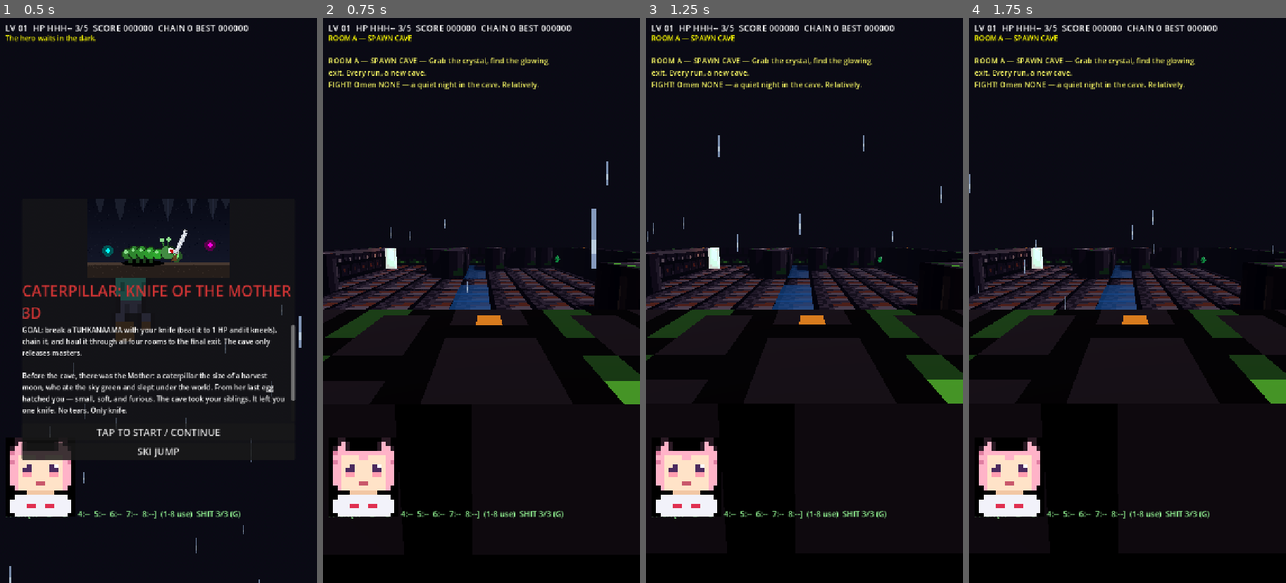
Above: before the commit, frames 1-4 (left to right).
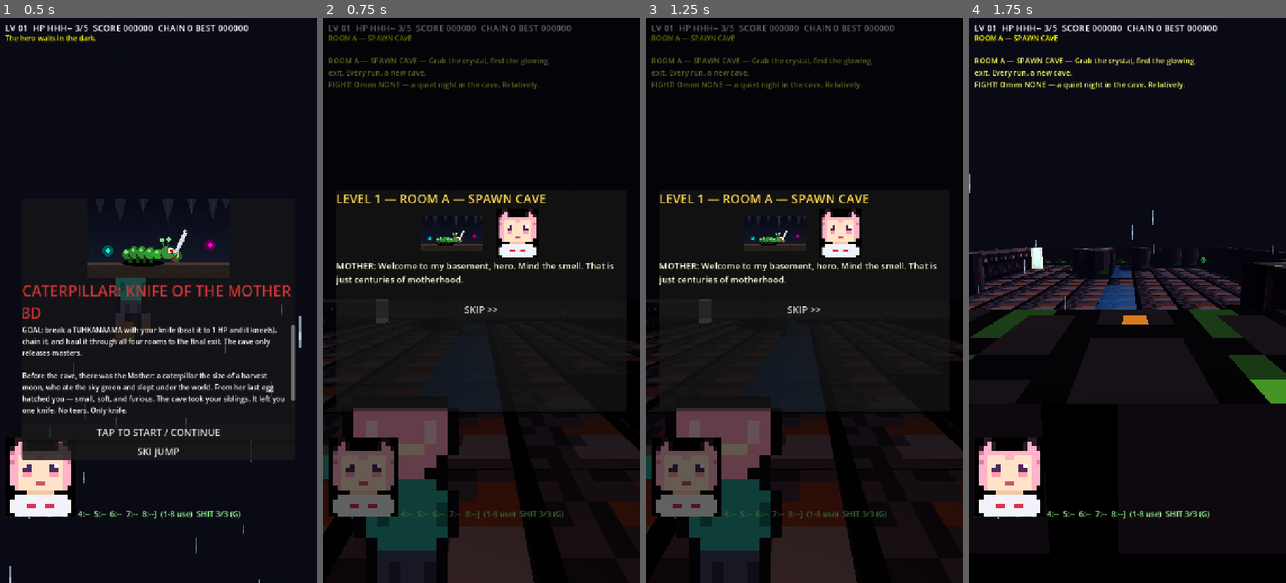
Above: after the commit, the same moments.

Repository: taistelupelto-rgb/tuomon-oma-videopeli
Game: Godot game, scene res://main.tscn
Same seed, same stepped clock (60 frames per second), same inputs: the game is played once before the commit and once after it. Sound files missing from this copy of the repository are replaced by a short silence.
Inputs (mouse positions are in pixels of both pictures, inside the frame that each line leads up to):
- Up to frame 1 (0.5 s): no input
- Up to frame 2 (0.75 s): click "TAP TO START / CONTINUE" at 0.5 s
- Up to frame 3 (1.25 s): no input
- Up to frame 4 (1.75 s): click (1127, 311) at 1.25 s, where only the run after the commit has a clickable "SKIP >>"

Frame 1 is identical in both runs. In frame 2, 23% of the frame differs, in the area x 0-100%, y 1-100%; in frame 3, 23%; in frame 4, less than 0.1%.

Commit message:
feat: hilarious Kokoro cutscenes on every level change with skip

Diff:
--- a/assets/voices/voices_text.gd
+++ b/assets/voices/voices_text.gd
@@ -201,5 +201,13 @@
 	"exit_open_01.ogg": "The door glows green! Through we go!",
 	"exit_open_02.ogg": "Room clear! The exit calls us!",
 	"exit_open_03.ogg": "Open path! Haul everything to daylight!",
-	"exit_open_04.ogg": "Gold means master! We earned this!"
+	"exit_open_04.ogg": "Gold means master! We earned this!",
+	"cs_a_01.ogg": "Welcome to my basement, hero. Mind the smell. That is just centuries of motherhood.",
+	"cs_a_02.ogg": "You birthed a whole cave, and YOU complain about MY shit trail?",
+	"cs_b_01.ogg": "Cross the bridge, darling. The daemons ate the last plumber, so no flushing.",
+	"cs_b_02.ogg": "If I fall, tell my femboy portrait I died hydrated.",
+	"cs_c_01.ogg": "This room thinks, child. Mostly about how you missed that crystal. Twice.",
+	"cs_c_02.ogg": "My knife and I have an understanding. It does the thinking, I do the screaming.",
+	"cs_d_01.ogg": "The Warden ate my in-laws. Honestly? Best catering decision I ever made.",
+	"cs_d_02.ogg": "I brought seeds, knife, and unresolved trauma. Let us dance, doggy.",
 }
--- a/main.gd
+++ b/main.gd
@@ -191,6 +191,16 @@
 var death_scream_player: AudioStreamPlayer
 var death_laugh_player: AudioStreamPlayer
 var death_laugh_t := -1.0
+var cs_active := false
+var cs_lines: Array = []
+var cs_i := 0
+var cs_t := 0.0
+var cs_cache := {}
+var cs_dim: ColorRect
+var cs_panel: PanelContainer
+var cs_title: Label
+var cs_cap: Label
+var cs_player: AudioStreamPlayer
 var win_panel: PanelContainer
 var codex_panel: PanelContainer
 var seen := {}
@@ -884,7 +894,7 @@
 	if idx == 3:
 		play_sfx(SFX_FINAL)
 		announce("FINAL ROUND — " + d["about"])
-	say("room_" + ["a", "b", "c", "d"][idx])
+	_play_cutscene(idx)
 
 func _pick_exit_cell() -> Vector2i:
 	if rng.randf() < 0.6:
@@ -1164,6 +1174,9 @@
 	if event is InputEventScreenTouch:
 		var vp := get_viewport().get_visible_rect().size
 		if event.pressed:
+			if cs_active:
+				_cs_end()
+				return
 			var pos0: Vector2 = event.position
 			var on_btn0 := (pos0.x > vp.x * 0.62 and pos0.y > vp.y * 0.62) or (pos0.x > vp.x - 80.0 and pos0.y < 240.0)
 			if is_instance_valid(jump_node) and jump_node.visible:
@@ -1249,6 +1262,9 @@
 			touch_move = d
 		return
 	if event is InputEventMouseButton and event.pressed and event.button_index == MOUSE_BUTTON_LEFT:
+		if cs_active:
+			_cs_end()
+			return
 		if is_instance_valid(jump_node) and jump_node.visible:
 			return
 		if state == "title" or state == "dead" or state == "win":
@@ -1279,6 +1295,9 @@
 				jump_node.visible = not jump_node.visible
 			return
 		if k == KEY_ENTER or k == KEY_KP_ENTER:
+			if cs_active:
+				_cs_end()
+				return
 			if is_instance_valid(jump_node) and jump_node.visible:
 				return
 			if state == "title" or state == "dead" or state == "win":
@@ -1305,6 +1324,8 @@
 			announce("Muted" if AudioServer.is_bus_mute(0) else "Sound on")
 		elif k == KEY_G and state == "play" and not paused_game:
 			throw_shitbomb()
+		elif k == KEY_SPACE and cs_active:
+			_cs_end()
 		elif state == "play" and not paused_game and k >= KEY_1 and k <= KEY_8:
 			inv_use(k - KEY_1)
 
@@ -1324,13 +1345,17 @@
 		death_laugh_t -= delta
 		if death_laugh_t < 0.0 and state == "dead" and death_laugh_player != null:
 			death_laugh_player.play()
+	if cs_active:
+		cs_t -= delta
+		if cs_t <= 0.0:
+			_cs_next()
 	if tick % 1800 == 0:
 		say("idle")
 	if autoplay:
 		_autoplay(delta)
 
 func _physics_process(delta: float) -> void:
-	if state != "play" or paused_game:
+	if state != "play" or paused_game or cs_active:
 		return
 	if is_instance_valid(jump_node) and jump_node.visible:
 		return
@@ -1571,7 +1596,7 @@
 	return m
 
 func throw_shitbomb() -> void:
-	if state != "play" or paused_game:
+	if state != "play" or paused_game or cs_active:
 		return
 	if shit_ammo <= 0:
 		announce("Shit bomb reloading...")
@@ -2655,6 +2680,58 @@
 	add_child(death_laugh_player)
 	win_panel = _overlay(layer, "ENSLAVED AND DELIVERED!", "A chained tuhkanaama kneels at the glowing exit. The cave releases its master.\n\n" + LORE_OUTRO + "\nTap or ENTER for a new cave.")
 	codex_panel = _overlay(layer, "THE CAVE REMEMBERS", _codex_text(), "CLOSE")
+	# cutscene stage: dim + card + faces + caption + skip, raised on every level change
+	cs_dim = ColorRect.new()
+	cs_dim.color = Color(0, 0, 0, 0.6)
+	cs_dim.set_anchors_preset(Control.PRESET_FULL_RECT)
+	cs_dim.visible = false
+	layer.add_child(cs_dim)
+	cs_panel = PanelContainer.new()
+	cs_panel.set_anchors_preset(Control.PRESET_CENTER)
+	cs_panel.offset_left = -330
+	cs_panel.offset_top = -250
+	cs_panel.offset_right = 330
+	cs_panel.offset_bottom = 250
+	cs_panel.custom_minimum_size = Vector2(660, 420)
+	var cs_vb := VBoxContainer.new()
+	cs_panel.add_child(cs_vb)
+	cs_title = Label.new()
+	cs_title.add_theme_font_size_override("font_size", 28)
+	cs_title.add_theme_color_override("font_color", Color(1, 0.85, 0.3))
+	cs_vb.add_child(cs_title)
+	var cs_faces := HBoxContainer.new()
+	cs_faces.alignment = BoxContainer.ALIGNMENT_CENTER
+	cs_faces.add_theme_constant_override("separation", 24)
+	cs_vb.add_child(cs_faces)
+	var cs_mom := TextureRect.new()
+	cs_mom.texture = load("res://assets/caterpillar.png") as Texture2D
+	cs_mom.custom_minimum_size = Vector2(140, 110)
+	cs_mom.stretch_mode = TextureRect.STRETCH_KEEP_ASPECT_CENTERED
+	cs_mom.expand_mode = TextureRect.EXPAND_IGNORE_SIZE
+	cs_faces.add_child(cs_mom)
+	var cs_hero := TextureRect.new()
+	cs_hero.texture = load("res://assets/femboy.png") as Texture2D
+	cs_hero.custom_minimum_size = Vector2(110, 110)
+	cs_hero.stretch_mode = TextureRect.STRETCH_KEEP_ASPECT_CENTERED
+	cs_hero.expand_mode = TextureRect.EXPAND_IGNORE_SIZE
+	cs_faces.add_child(cs_hero)
+	cs_cap = Label.new()
+	cs_cap.add_theme_font_size_override("font_size", 20)
+	cs_cap.add_theme_color_override("font_color", Color(1, 1, 0.85))
+	cs_cap.autowrap_mode = TextServer.AUTOWRAP_WORD_SMART
+	cs_cap.custom_minimum_size = Vector2(600, 90)
+	cs_vb.add_child(cs_cap)
+	var cs_skip := Button.new()
+	cs_skip.text = "SKIP >>"
+	cs_skip.add_theme_font_size_override("font_size", 22)
+	cs_skip.focus_mode = Control.FOCUS_NONE
+	cs_skip.pressed.connect(_cs_end)
+	cs_vb.add_child(cs_skip)
+	cs_panel.visible = false
+	layer.add_child(cs_panel)
+	cs_player = AudioStreamPlayer.new()
+	cs_player.volume_db = -4.0
+	add_child(cs_player)
 	pause_label = Label.new()
 	pause_label.text = "PAUSED — TAP, ENTER or P to resume"
 	pause_label.set_anchors_preset(Control.PRESET_CENTER)
@@ -2673,6 +2750,52 @@
 	layer.add_child(_dmg)
 	dmg_rect = _dmg
 	_build_touch()
+
+func _cs_clip(idx: int, n: int) -> String:
+	return "cs_%s_%02d.ogg" % [["a", "b", "c", "d"][idx], n]
+
+func _play_cutscene(idx: int) -> void:
+	# two bangers per level: mother, then hero. World waits, skip always works.
+	cs_lines = [
+		{"file": _cs_clip(idx, 1), "who": "MOTHER"},
+		{"file": _cs_clip(idx, 2), "who": "HERO"},
+	]
+	cs_i = -1
+	var d: Dictionary = ROOM_DEFS[idx]
+	cs_title.text = "LEVEL %d — %s" % [idx + 1, String(d.get("name", "???"))]
+	cs_dim.visible = true
+	cs_panel.visible = true
+	cs_active = true
+	_cs_next()
+
+func _cs_next() -> void:
+	cs_i += 1
+	if cs_i >= cs_lines.size():
+		_cs_end()
+		return
+	var f: String = cs_lines[cs_i]["file"]
+	var stream: AudioStream = cs_cache.get(f)
+	if stream == null:
+		stream = load("res://assets/voices/" + f) as AudioStream
+		if stream == null:
+			_cs_next()
+			return
+		cs_cache[f] = stream
+	cs_cap.text = "%s: %s" % [String(cs_lines[cs_i]["who"]), String(VOICE_TEXT.LINES.get(f, "..."))]
+	cs_player.stream = stream
+	cs_player.play()
+	cs_t = stream.get_length() + 1.0
+
+func _cs_end() -> void:
+	cs_active = false
+	cs_lines = []
+	cs_i = 0
+	if cs_player != null and cs_player.playing:
+		cs_player.stop()
+	if is_instance_valid(cs_dim):
+		cs_dim.visible = false
+	if is_instance_valid(cs_panel):
+		cs_panel.visible = false
 
 func _overlay(layer: CanvasLayer, title: String, body: String, btn_text: String = "TAP TO START / CONTINUE") -> PanelContainer:
 	var pc := PanelContainer.new()
@@ -3072,6 +3195,9 @@
 
 func _autoplay(delta: float) -> void:
 	auto_t += 1
+	if cs_active:
+		_cs_end() # smoke hook watches gameplay, not cinema
+		return
 	if auto_t % 600 == 0:
 		print("[autoplay] t=%d state=%s room=%d hp=%d chain=%d score=%d foes=%d swings=%d calls=%d minarc=%.2f hits=%d inv=%s yaw=%.2f" % [auto_t, state, ri, hp, _chained_count(), score, enemies.size(), probe_swings, probe_calls, probe_min_arc, probe_hits, _inv_text(), yaw])
 		for e in enemies:
Not shown, added: assets/voices/cs_a_01.ogg.import
Not shown, added: assets/voices/cs_a_02.ogg.import
Not shown, added: assets/voices/cs_b_01.ogg.import
Not shown, added: assets/voices/cs_b_02.ogg.import
Not shown, added: assets/voices/cs_c_01.ogg.import
Not shown, added: assets/voices/cs_c_02.ogg.import
Not shown, added: assets/voices/cs_d_01.ogg.import
Not shown, added: assets/voices/cs_d_02.ogg.import
Not shown, changed: assets/voices/lines.tsv
Not shown, added: assets/voices/cs_a_01.ogg
Not shown, added: assets/voices/cs_a_02.ogg
Not shown, added: assets/voices/cs_b_01.ogg
(and 5 more such lines)
